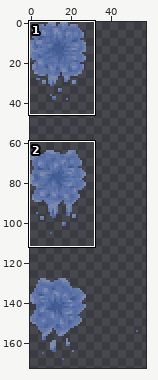
Sprite sheet: assets/spellvox/textures/custom/items/events/water_top.png. The picture above shows the old version from afar; the outline marks the close-up.
Close-up. As it was:
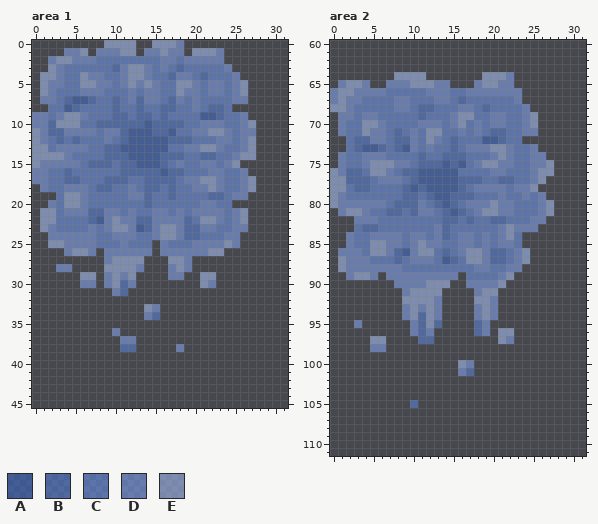
The file is 64x192 pixels. Shown: area 1: x 0..31, y 0..45; area 2: x 0..31, y 60..111. The wide view leaves out empty margins. The commit also changed other parts of the picture, which this record leaves out.
Palette (. is transparent): A #4270cd8f  B #5782dd8f  C #6d96f18f  D #82a6f88f  E #a8c1fb8f
Once edited:
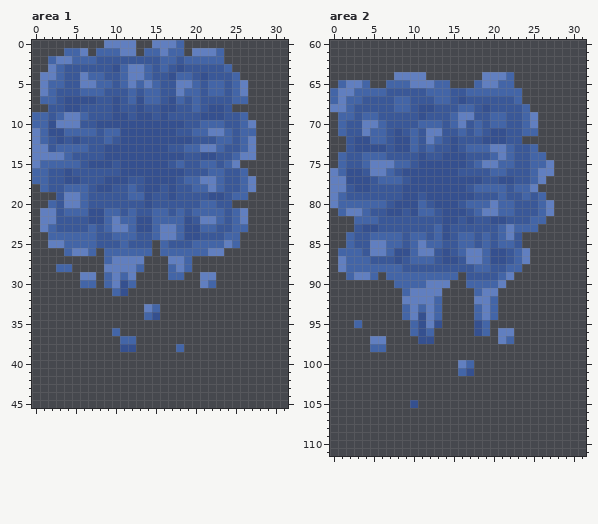
Edits made:
Colour B changes from #5782dd8f to #2e54abb3.
Colour C changes from #6d96f18f to #355fb8b3.
Colour D changes from #82a6f88f to #4271cdb3.
Colour E changes from #a8c1fb8f to #6c96f1b3.
Area 1:
Colour B replaces colour A in row 7 at x 5 to 6; in row 8 at x 4; in row 9 at x 21 to 22; in row 10 at x 14; in row 11 at x 12 to 14 and 17; in row 12 at x 12 to 16.
Colour B replaces colour A in row 13 at x 11 to 16; in row 14 at x 12 to 15; in row 15 at x 13 to 15; in row 16 at x 16; in row 22 at x 8; in row 23 at x 13.
Area 2:
Colour B replaces colour A in row 72 at x 19 to 20; in row 73 at x 4 to 5 and 9; in row 75 at x 14 and 16; in rows 76 to 77 at x 11 to 15; in row 78 at x 10 and 12 to 15; in row 79 at x 13 to 14.
Colour B replaces colour A in row 80 at x 14; in row 81 at x 15; in row 86 at x 9; in row 87 at x 14.
